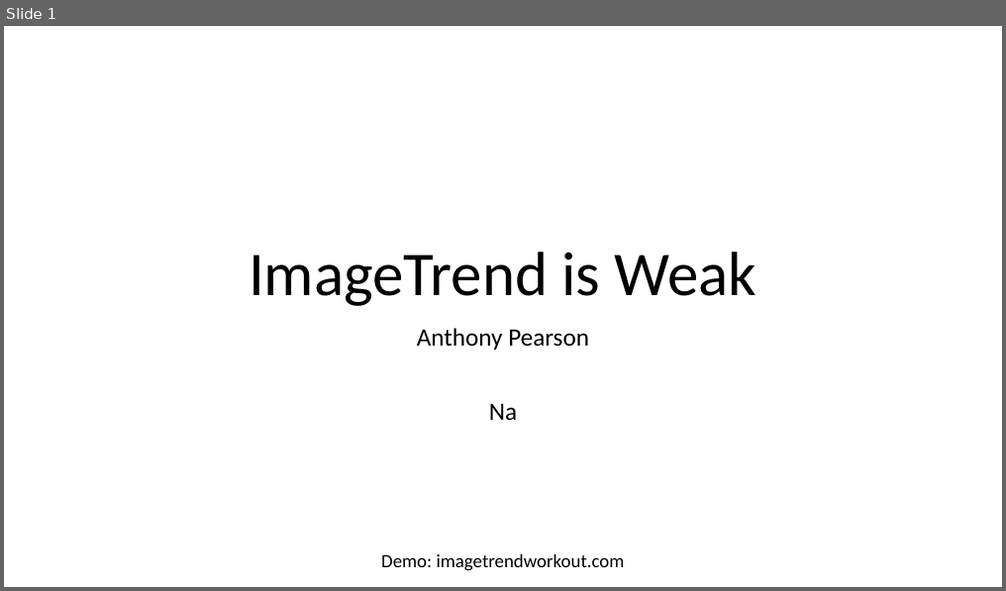
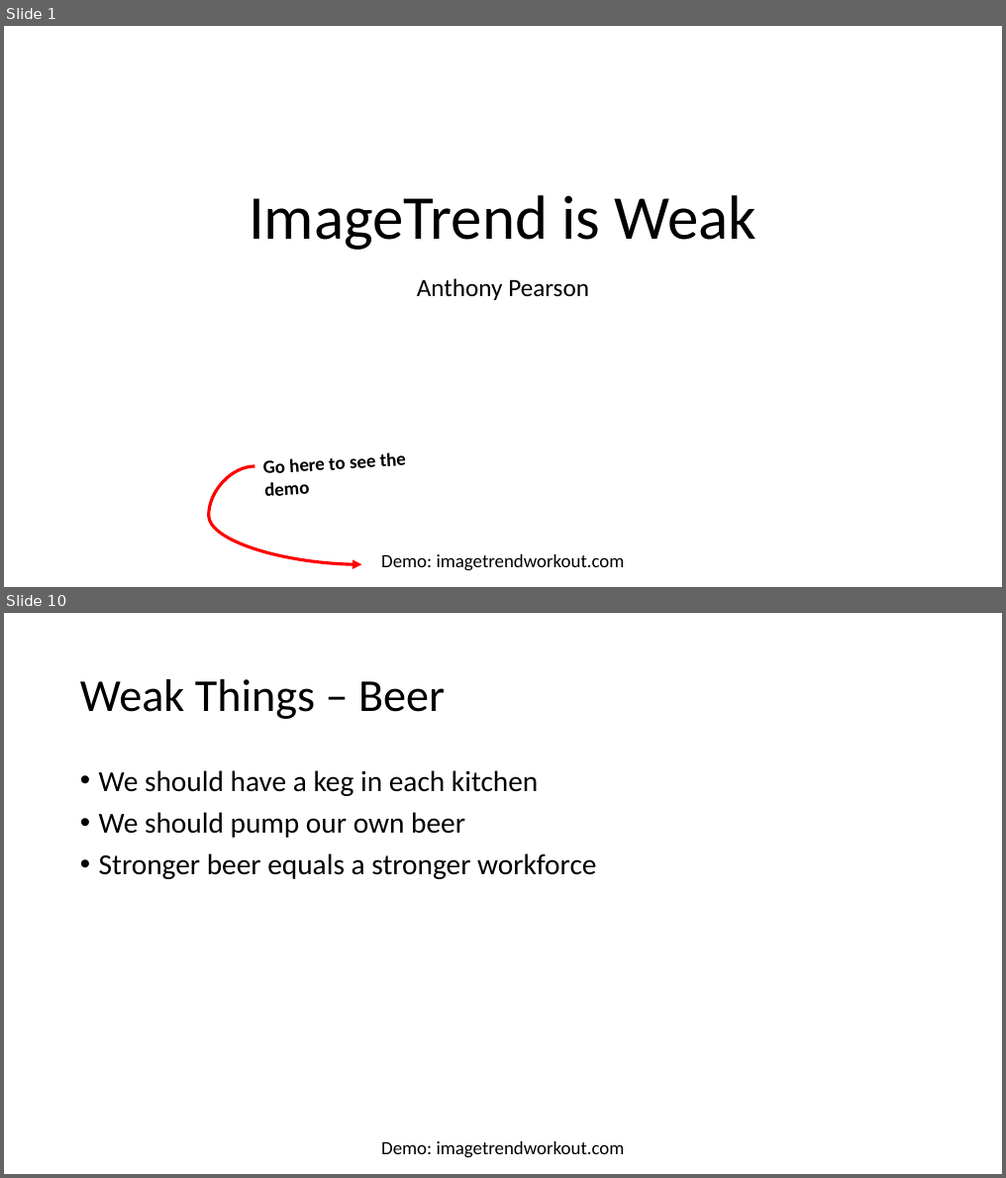
Before and after one commit to ajgoldenwings/imagetrendworkout, a slide deck: Presentation.pptx. Shown one above the other, each under a label of ours: slide 1 before the commit, slides 1 and 10 after it; the slides between them are not shown. The pictures are 1006x591 and 1006x1178 pixels, drawn with LibreOffice and Linux fonts; fonts in the diff are those of the drawing. Boxes give left, top, right and bottom in pixels: in the first picture for what was removed or moved away, otherwise in the second. Text is boxed around its words. In the diff, an @@ line names an element or a change of style, - is before the commit and + after.

```diff
--- a/Presentation.pptx
+++ b/Presentation.pptx
@@ slide 10 added at box(4, 613, 1002, 1174), background #FFFFFF; not listed: 1 template element that a slide beside it also shows @@
@@ title added at box(80, 679, 445, 719), 44 pt, text #000000 @@
+Weak Things – Beer
@@ text added at box(99, 770, 596, 879), 28 pt, text #000000 @@
+• We should have a keg in each kitchen
+• We should pump our own beer
+• Stronger beer equals a stronger workforce
@@ slide 1 changed as well @@
@@ title "ImageTrend is Weak": place and size @@
-title "ImageTrend is Weak" at box(249, 252, 757, 306)
+title "ImageTrend is Weak" at box(249, 195, 757, 250)
@@ subtitle "Anthony Pearson": place and size @@
-subtitle "Anthony Pearson" at box(417, 328, 589, 421)
+subtitle "Anthony Pearson" at box(417, 278, 589, 300)
@@ subtitle at box(489, 403, 517, 421): paragraph removed @@
-Na
@@ curved arrow added from (254, 467) to (361, 565), #FF0000 3 pt @@
@@ text added at box(263, 453, 406, 496), 18 pt, text #000000, bold @@
+Go here to see the demo
```
Also in this commit, not shown: 13 other slides added, 1 other file.
